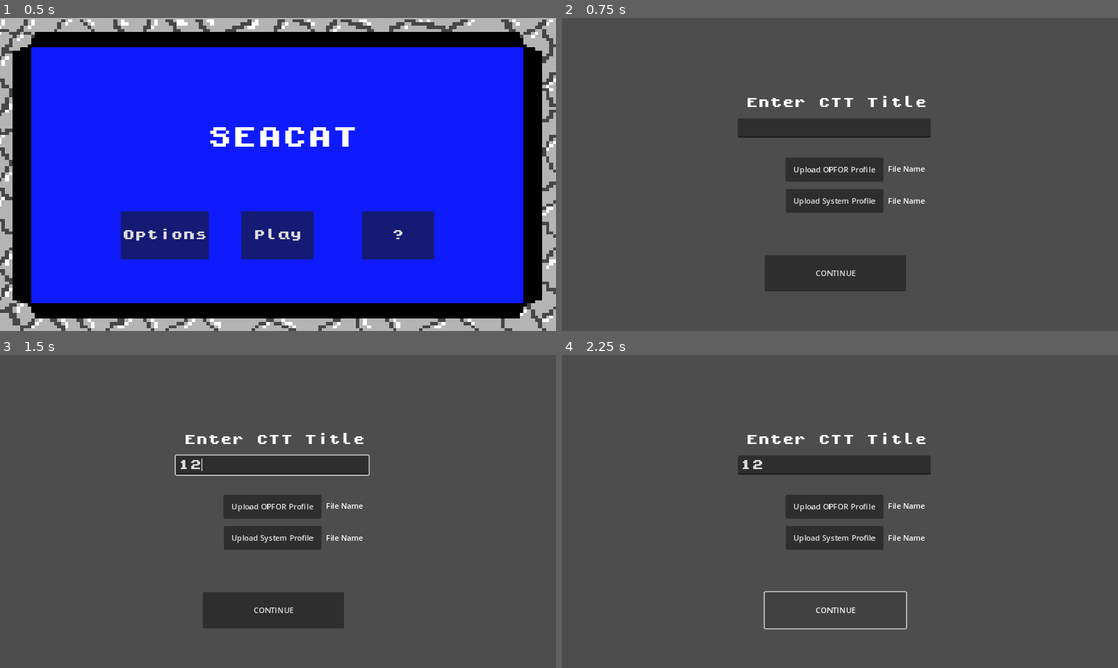
Above: before the commit, frames 1-4 (two rows, left to right).
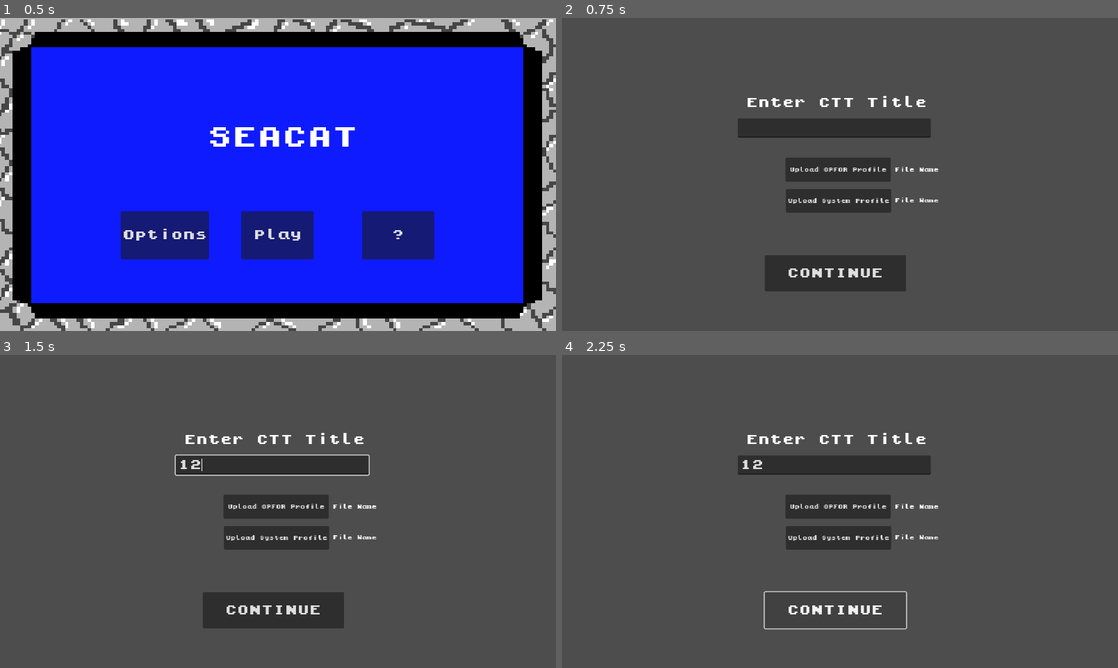
Above: after the commit, the same moments.

Repository: phan-andrew/demo3
Game: Godot game, scene res://game_scenes/start_screen/start_screen.tscn
Same seed, same stepped clock (60 frames per second), same inputs: the game is played once before the commit and once after it.
Inputs (mouse positions are in pixels of both pictures, inside the frame that each line leads up to):
- Up to frame 1 (0.5 s): no input
- Up to frame 2 (0.75 s): click "Play" at 0.5 s
- Up to frame 3 (1.5 s): click (272, 464) at 1.27 s; type "12" at 1.35 s
- Up to frame 4 (2.25 s): click "CONTINUE" at 2 s

Frame 1 is identical in both runs. In frame 2, 1.0% of the frame differs, in the area x 40-68%, y 44-83%; in frame 3, 1.0%; in frame 4, 1.0%.

Commit message:
changing fonts

Diff:
--- a/game_scenes/prompts_screen/starting_prompts.tscn
+++ b/game_scenes/prompts_screen/starting_prompts.tscn
@@ -1,7 +1,8 @@
-[gd_scene load_steps=3 format=3 uid="uid://c0bngicr1p4w0"]
+[gd_scene load_steps=4 format=3 uid="uid://c0bngicr1p4w0"]
 
 [ext_resource type="Theme" uid="uid://b2ufqqc6nun3o" path="res://pixel font/mid_font_theme.tres" id="1_2nmyf"]
 [ext_resource type="Script" path="res://game_scenes/prompts_screen/starting_prompts.gd" id="1_jomlb"]
+[ext_resource type="Theme" uid="uid://867x5f46yrxo" path="res://pixel font/small_font_theme.tres" id="3_mx321"]
 
 [node name="Node2D" type="Node2D"]
 script = ExtResource("1_jomlb")
@@ -24,8 +25,9 @@
 [node name="Button" type="Button" parent="."]
 offset_left = 463.0
 offset_top = 289.0
-offset_right = 666.0
+offset_right = 681.0
 offset_bottom = 339.0
+theme = ExtResource("3_mx321")
 text = "Upload OPFOR Profile"
 
 [node name="Button2" type="Button" parent="."]
@@ -33,6 +35,7 @@
 offset_top = 354.0
 offset_right = 666.0
 offset_bottom = 403.0
+theme = ExtResource("3_mx321")
 text = "Upload System Profile"
 
 [node name="FileDialog" type="FileDialog" parent="."]
@@ -56,20 +59,23 @@
 offset_top = 491.0
 offset_right = 713.0
 offset_bottom = 566.0
+theme = ExtResource("1_2nmyf")
 text = "CONTINUE"
 
 [node name="attackfilelabel" type="Label" parent="."]
-offset_left = 675.0
-offset_top = 288.0
-offset_right = 879.0
-offset_bottom = 338.0
+offset_left = 690.0
+offset_top = 289.0
+offset_right = 894.0
+offset_bottom = 339.0
+theme = ExtResource("3_mx321")
 vertical_alignment = 1
 
 [node name="defendfilelabel" type="Label" parent="."]
-offset_left = 675.0
-offset_top = 354.0
-offset_right = 878.0
-offset_bottom = 404.0
+offset_left = 690.0
+offset_top = 353.0
+offset_right = 893.0
+offset_bottom = 403.0
+theme = ExtResource("3_mx321")
 vertical_alignment = 1
 
 [connection signal="text_submitted" from="LineEdit" to="." method="_on_line_edit_text_submitted"]
